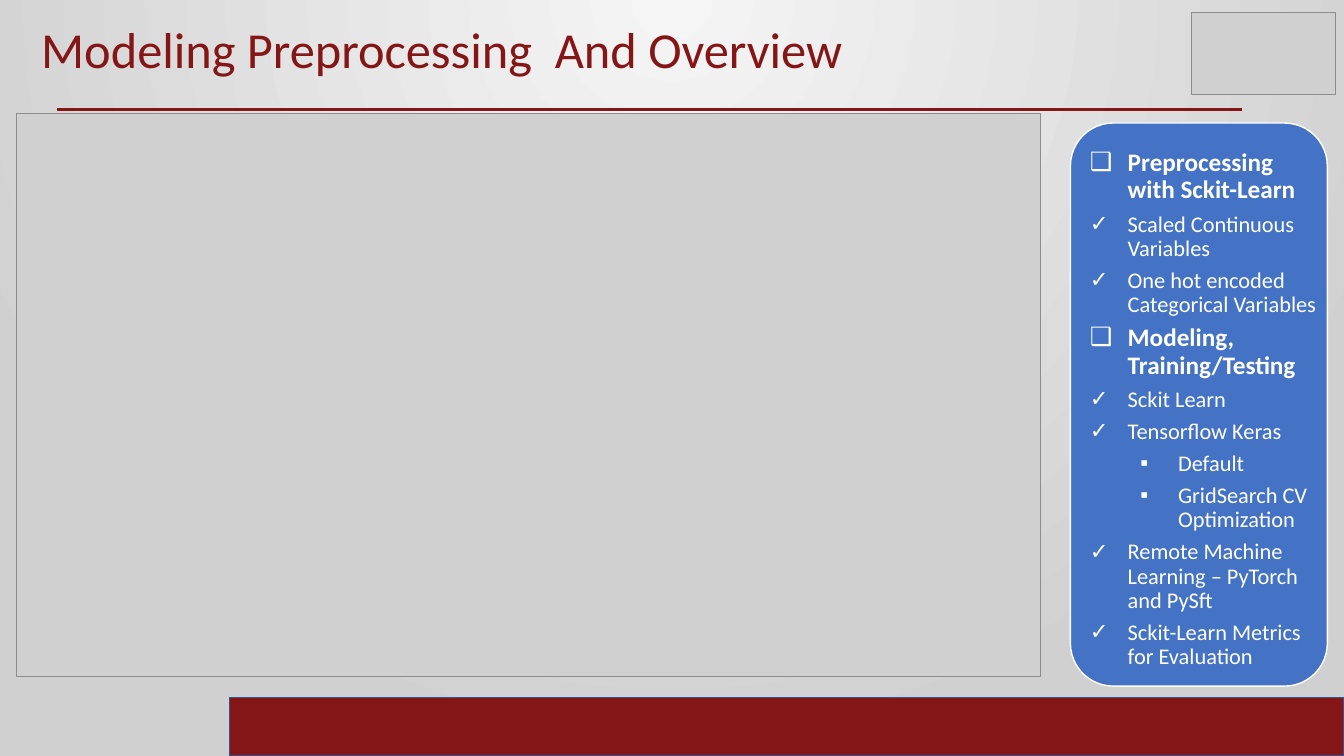
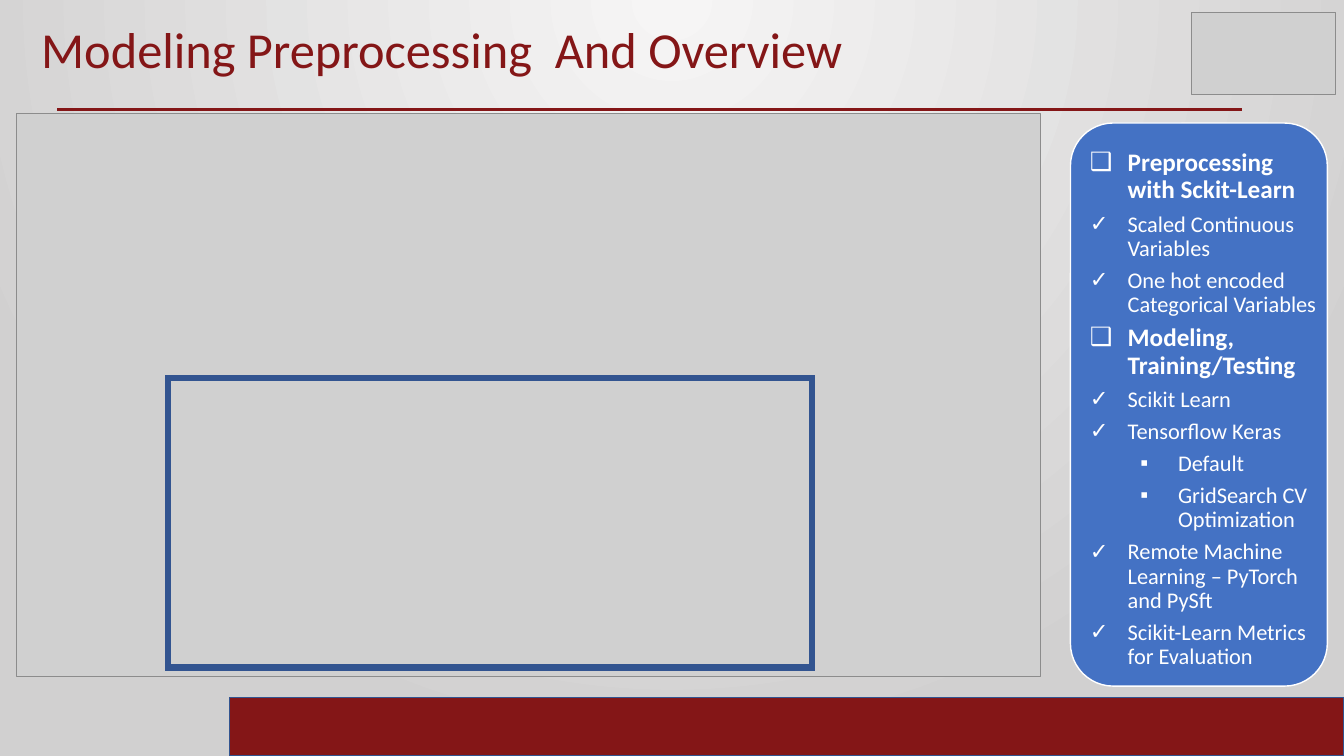
Before and after one commit to ramrao0102/DSA5900-Project, a slide deck: slide 8 of Ram_Rao_Final_Practicum.pptx. Drawn at 1344x756 pixels with LibreOffice and Linux fonts; fonts in the diff are those of the drawing; grey boxes stand for pictures; background and template pictures are left out. Boxes give left, top, right and bottom in pixels: in the first picture for what was removed or moved away, otherwise in the second. Text is boxed around its words. In the diff, an @@ line names an element or a change of style, - is before the commit and + after.

```diff
--- a/Ram_Rao_Final_Practicum.pptx
+++ b/Ram_Rao_Final_Practicum.pptx
@@ rectangle added at [168,378,813,667], outline #325491 4.5 pt @@
@@ text at [1128,391,1231,407]: text changed @@
-✓ Sckit Learn
+✓ Scikit Learn
@@ text at [1128,624,1306,664]: text changed @@
-✓ Sckit-Learn Metrics for Evaluation
+✓ Scikit-Learn Metrics for Evaluation
```
Also in this commit, not shown: 4 other slides changed, 1 other file.
